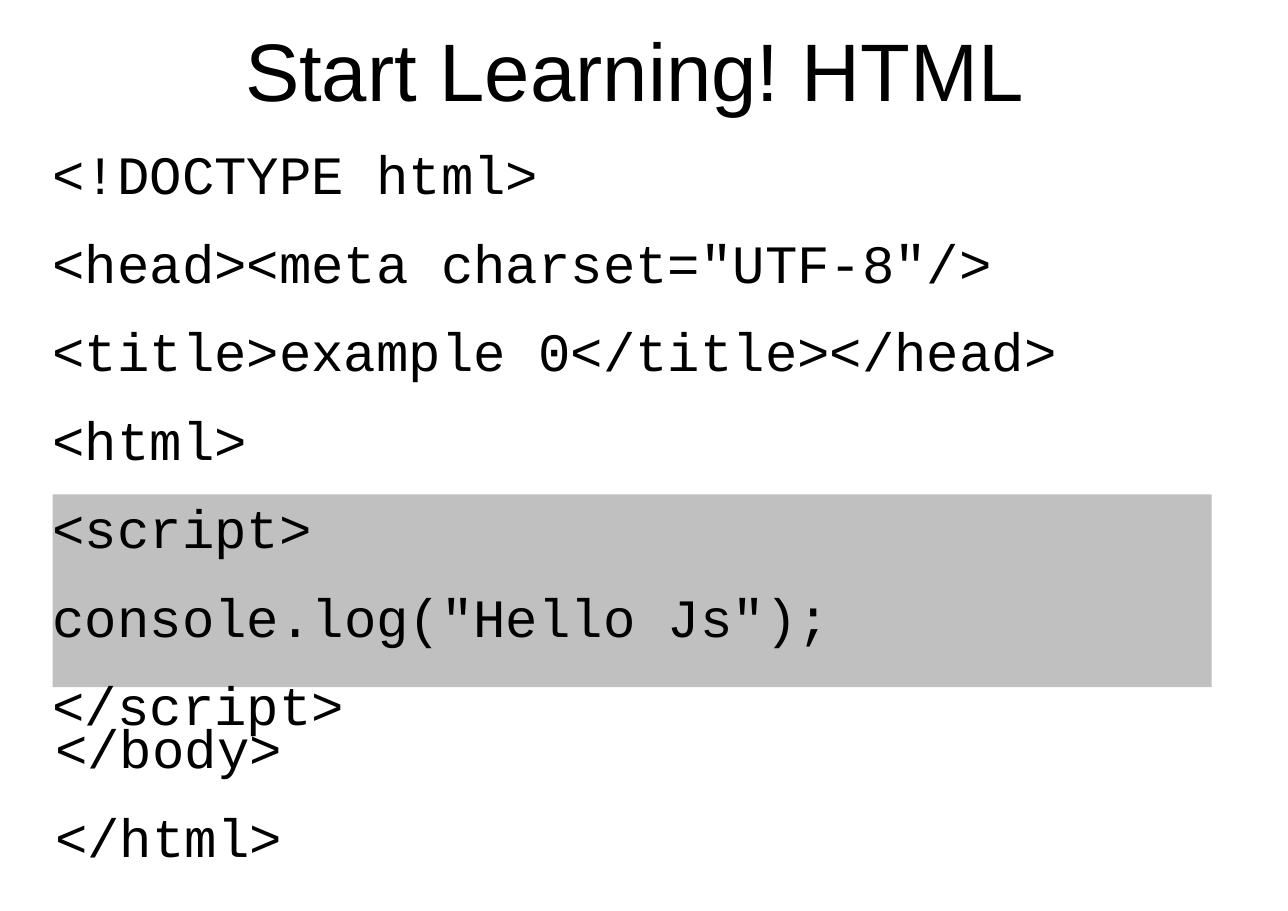
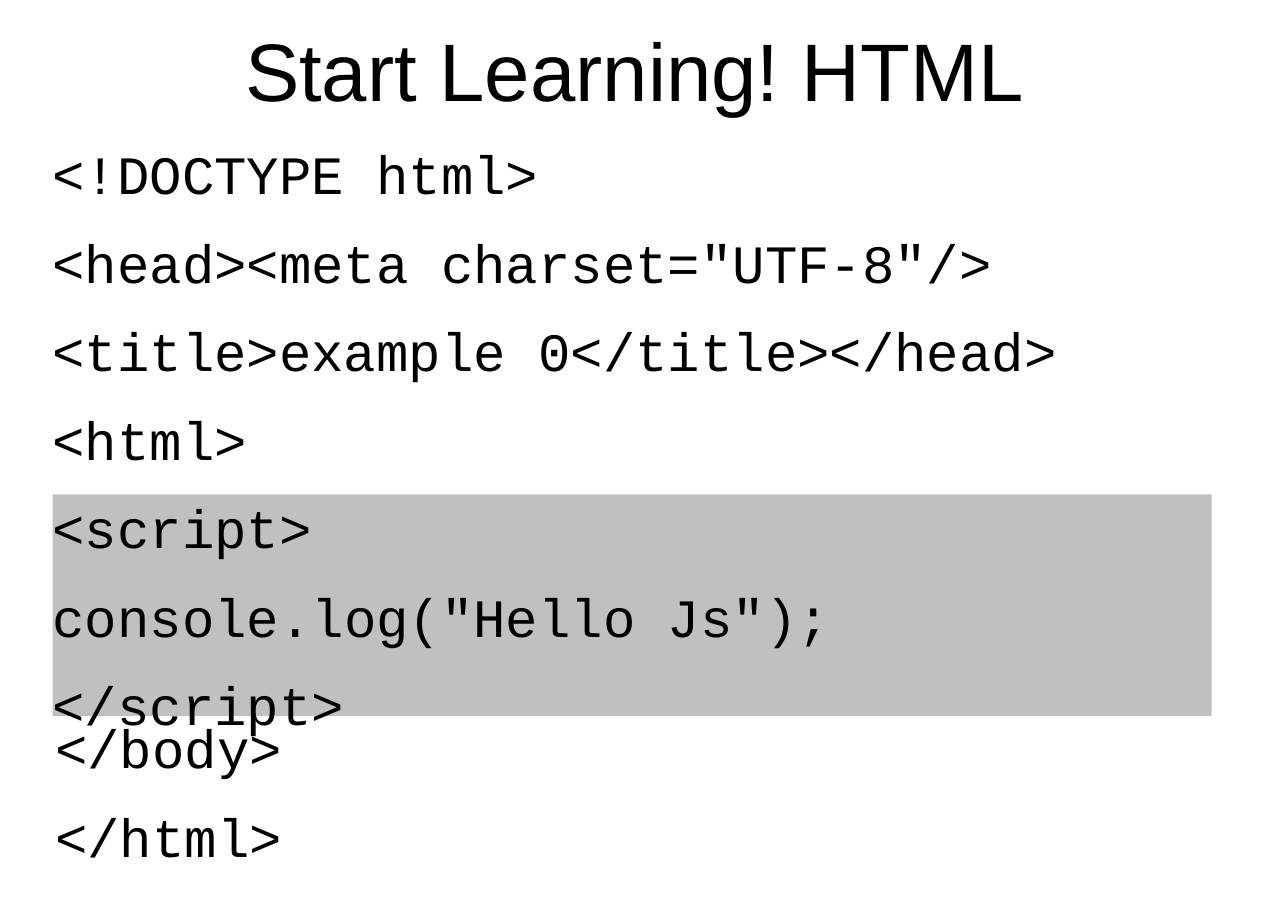
Before and after one commit to peterborkuti/other, a slide deck: slide 24 of JavaScriptBasics/jsbasics-slide.odp (slide 22 before the commit). Drawn at 1288x911 pixels with LibreOffice and Linux fonts; fonts in the diff are those of the drawing; background and template pictures are left out. Boxes give left, top, right and bottom in pixels: in the first picture for what was removed or moved away, otherwise in the second. Text is boxed around its words. In the diff, an @@ line names an element or a change of style, - is before the commit and + after.

```diff
--- a/JavaScriptBasics/jsbasics-slide.odp
+++ b/JavaScriptBasics/jsbasics-slide.odp
@@ text "<script>": place and size @@
-text "<script>" at [53,495,1212,688]
+text "<script>" at [53,495,1212,716]
```
Also in this commit, not shown: 7 other slides changed, 12 slides added, 2 other files.
